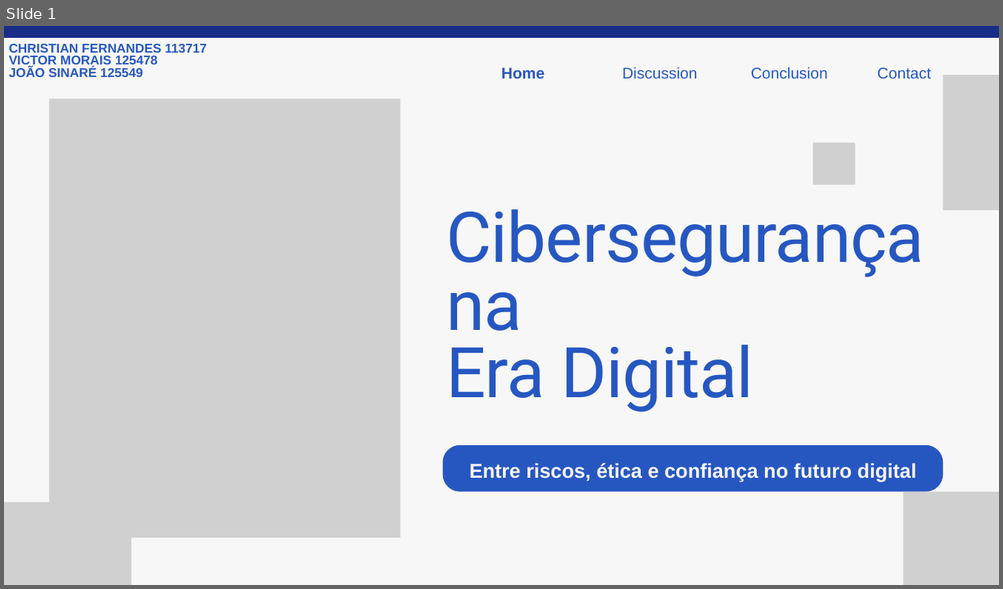
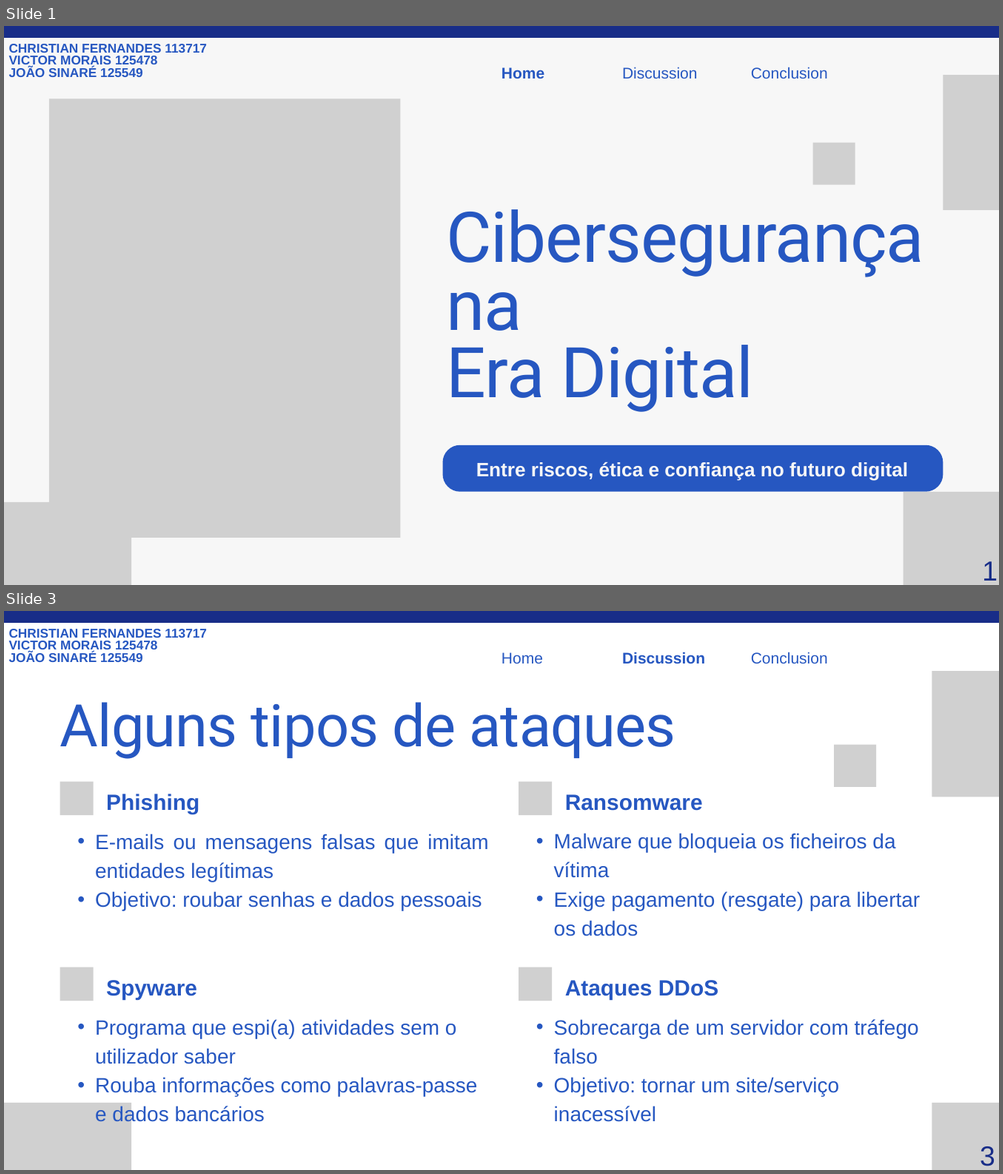
Before and after one commit to V1CT0R-06/ECT_2ano, a slide deck: TCA/Blue and White Illustrative Cyber Security Presentation.pptx. Shown one above the other, each under a label of ours: slide 1 before the commit, slides 1 and 3 after it; the slides between them are not shown. The pictures are 1003x589 and 1003x1174 pixels, drawn with LibreOffice and Linux fonts; fonts in the diff are those of the drawing; grey boxes stand for pictures. Boxes give left, top, right and bottom in pixels: in the first picture for what was removed or moved away, otherwise in the second. Text is boxed around its words. In the diff, an @@ line names an element or a change of style, - is before the commit and + after.

```diff
--- a/TCA/Blue and White Illustrative Cyber Security Presentation.pptx
+++ b/TCA/Blue and White Illustrative Cyber Security Presentation.pptx
@@ slide 3 added at box(4, 611, 999, 1170), background #FFFFFF @@
@@ freeform shape added at box(4, 611, 999, 622), fill #182D88 @@
@@ text added at box(9, 629, 207, 662), 18.5 pt, text #2657C1, bold @@
+CHRISTIAN FERNANDES 113717
+VICTOR MORAIS 125478
+JOÃO SINARÉ 125549
@@ text added at box(501, 652, 543, 664), 22.5 pt, text #2657C1 @@
+Home
@@ text added at box(622, 652, 705, 664), 22.5 pt, text #2657C1, bold @@
+Discussion
@@ text added at box(751, 652, 828, 664), 22.5 pt, text #2657C1 @@
+Conclusion
@@ picture added at box(931, 671, 999, 797) @@
@@ text added at box(60, 702, 676, 759), 85 pt, text #2657C1 @@
+Alguns tipos de ataques
@@ picture added at box(834, 745, 876, 787) @@
@@ picture added at box(60, 781, 93, 815) @@
@@ picture added at box(518, 781, 552, 815) @@
@@ text added at box(106, 794, 199, 814), 32 pt, text #2657C1, bold @@
+Phishing
@@ text added at box(565, 795, 703, 811), 32 pt, text #2657C1, bold @@
+Ransomware
@@ text added at box(95, 834, 488, 911), 30 pt, text #2657C1 @@
+  • E-mails ou mensagens falsas que imitam entidades legítimas
+  • Objetivo: roubar senhas e dados pessoais
@@ text added at box(554, 833, 920, 937), 30 pt, text #2657C1 @@
+  • Malware que bloqueia os ficheiros da vítima
+  • Exige pagamento (resgate) para libertar os dados
@@ picture added at box(60, 968, 93, 1002) @@
@@ text added at box(106, 980, 197, 999), 32 pt, text #2657C1, bold @@
+Spyware
@@ picture added at box(518, 968, 552, 1002) @@
@@ text added at box(565, 980, 718, 999), 32 pt, text #2657C1, bold @@
+Ataques DDoS
@@ text added at box(95, 1019, 478, 1126), 30 pt, text #2657C1 @@
+  • Programa que espi(a) atividades sem o utilizador saber
+  • Rouba informações como palavras-passe e dados bancários
@@ text added at box(554, 1019, 919, 1122), 30 pt, text #2657C1 @@
+  • Sobrecarga de um servidor com tráfego falso
+  • Objetivo: tornar um site/serviço inacessível
@@ picture added at box(4, 1103, 131, 1170) @@
@@ picture added at box(931, 1103, 999, 1170) @@
@@ picture added at box(15, 1126, 105, 1159) @@
@@ text added at box(979, 1147, 995, 1167), 40 pt, text #182D88 @@
+3
@@ slide 1 changed as well @@
@@ text removed at box(877, 67, 930, 79) @@
-Contact
@@ text "Entre riscos, ética e confiança ..." at box(476, 462, 908, 480): size 29 to 28 pt; line spacing 40.6pt to 39.2pt @@
@@ text added at box(982, 562, 997, 581), 40 pt, text #182D88 @@
+1
```
Also in this commit, not shown: 8 other slides added, 14 slides removed, 10 other files.
